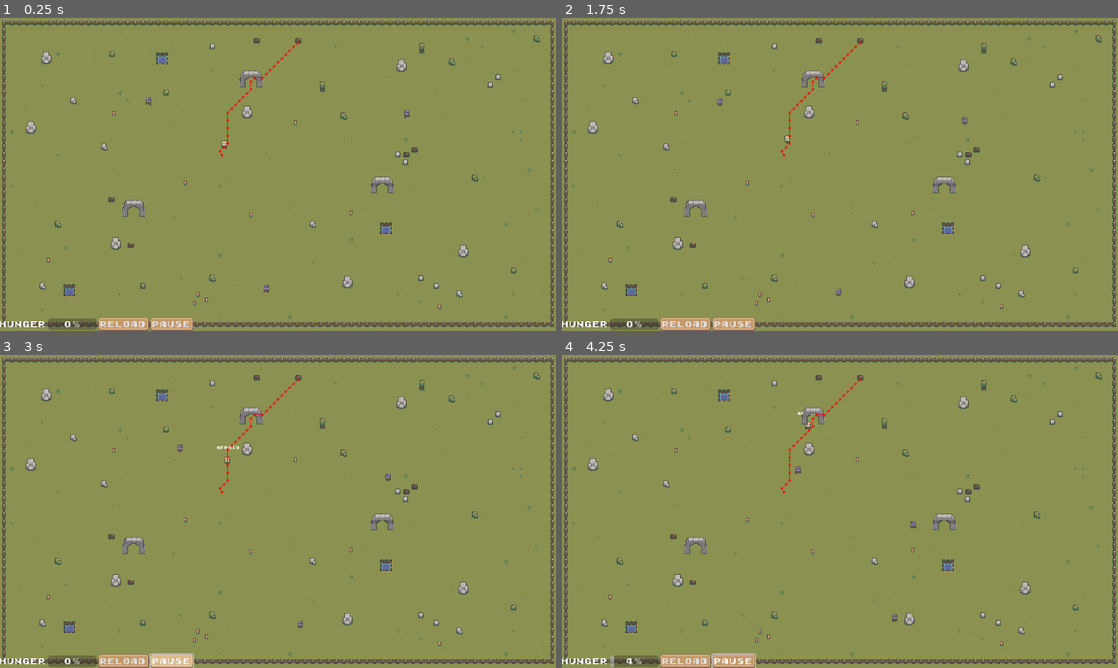
Above: before the commit, frames 1-4 (two rows, left to right).
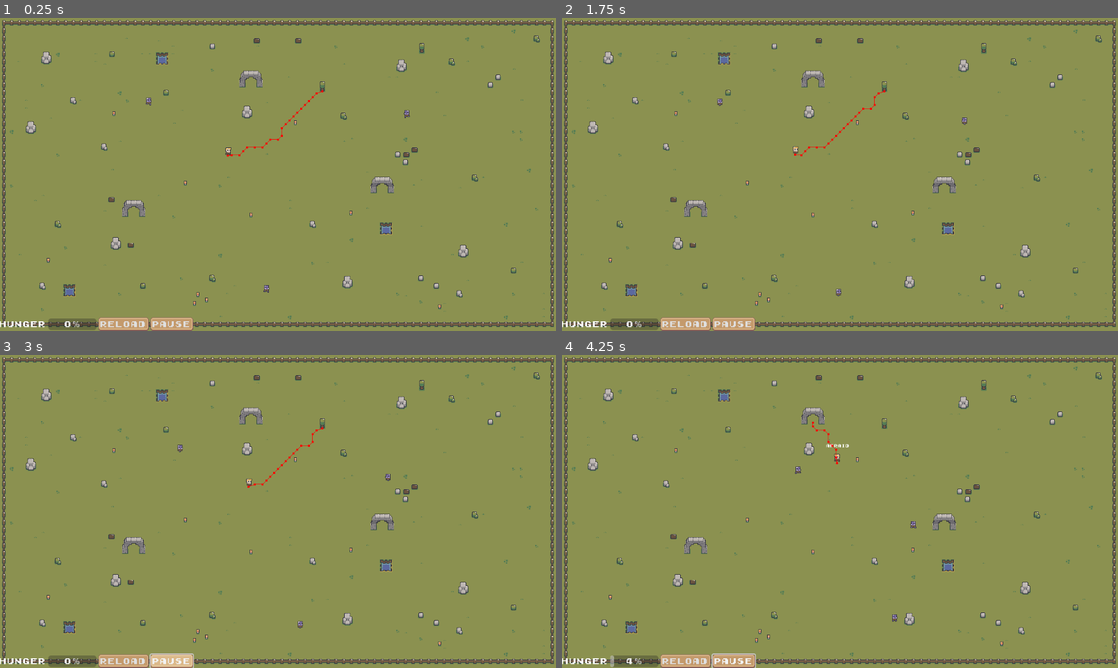
Above: after the commit, the same moments.

Repository: kwhitejr/godot-examples
Game: Godot game, scene res://src/examples/goal_oriented_action_planning/goal_oriented_action_planning.tscn
The game is run twice, just before and just after one commit, with the same random seed, the same clock (stepped at 60 frames per second) and the same inputs. This scene is started directly instead of the project's main scene. The engine's default icon, where the game draws it, is replaced by a stand-in: a white triangle on a blue panel in a dark square.
Inputs (mouse positions are in pixels of both pictures, inside the frame that each line leads up to):
- Up to frame 1 (0.25 s): no input
- Up to frame 2 (1.75 s): move the mouse to (962, 158) at 0.52 s; hold D (move_right) 0.53-1.25 s; click (962, 158) at 0.6 s; click "Reload" at 1.25 s
- Up to frame 3 (3 s): click "Pause" at 2 s; click "Resume" at 2.75 s
- Up to frame 4 (4.25 s): drag from (728, 527) to (795, 448) at 3.52 s

The runs differ from the first frame. In frame 1, 0.2% of the frame differs, in the area x 39-59%, y 7-45%; in frame 2, 0.2%; in frame 3, 0.2%; in frame 4, 0.2%.

Commit message:
Allow actions to set navigation goal.

Diff:
--- a/godot/src/examples/goal_oriented_action_planning/goap/actions/build_firepit_action.gd
+++ b/godot/src/examples/goal_oriented_action_planning/goap/actions/build_firepit_action.gd
@@ -40,6 +40,5 @@
 			return true
 
 	actor.set_navigation_goal(_closest_spot)
-	#actor.move_to(actor.position.direction_to(_closest_spot.position), delta)
 
 	return false
--- a/godot/src/examples/goal_oriented_action_planning/goap/actions/chop_tree_action.gd
+++ b/godot/src/examples/goal_oriented_action_planning/goap/actions/chop_tree_action.gd
@@ -38,6 +38,5 @@
 				return false
 		else:
 			actor.set_navigation_goal(_closest_tree)
-			#actor.move_to(actor.position.direction_to(_closest_tree.position), delta)
 
 	return false
--- a/godot/src/examples/goal_oriented_action_planning/goap/actions/collect_wood_action.gd
+++ b/godot/src/examples/goal_oriented_action_planning/goap/actions/collect_wood_action.gd
@@ -38,6 +38,5 @@
 			return true
 		else:
 			actor.set_navigation_goal(closest_stock)
-			#actor.move_to(actor.position.direction_to(closest_stock.position), delta)
 
 	return false
--- a/godot/src/examples/goal_oriented_action_planning/goap/actions/find_cover_action.gd
+++ b/godot/src/examples/goal_oriented_action_planning/goap/actions/find_cover_action.gd
@@ -32,5 +32,5 @@
 		return true
 
 	actor.set_navigation_goal(closest_cover)
-	#actor.move_to(actor.position.direction_to(closest_cover.position), delta)
+
 	return false
--- a/godot/src/examples/goal_oriented_action_planning/goap/actions/find_food_action.gd
+++ b/godot/src/examples/goal_oriented_action_planning/goap/actions/find_food_action.gd
@@ -35,5 +35,5 @@
 		return true
 
 	actor.set_navigation_goal(closest_food)
-	#actor.move_to(actor.position.direction_to(closest_food.position), delta)
+
 	return false
--- a/godot/src/examples/goal_oriented_action_planning/npcs/hero.gd
+++ b/godot/src/examples/goal_oriented_action_planning/npcs/hero.gd
@@ -18,7 +18,7 @@
 signal hero_attack(direction : Vector2)
 signal hero_die(direction : Vector2)
 
-@export var navigation_goal : Node
+#@export var navigation_goal : Node
 @onready var state : HeroState = HeroState.new()
 
 const MAX_HUNGER := 100
@@ -27,10 +27,6 @@
 var last_direction : Vector2 = Vector2.RIGHT
 
 func _ready() -> void:
-	#navigation_goal = GoapWorldState.get_closest_element(GoapConstants.GROUP_FIREPIT_SPOT, self)
-	navigation_goal = $"../Woodstock3"
-	$NavigationAgent2D.target_position = navigation_goal.global_position
-
 	# Here is where I define which goals are available for this
 	# npc. In this implementation, goals priority are calculated
 	# dynamically. Depending on your use case you might want to
@@ -64,15 +60,9 @@
 func make_idle(direction: Vector2) -> void:
 	hero_idle.emit(direction)
 
-func move_to(direction: Vector2, delta: float) -> void:
-	last_direction = direction
-	hero_run.emit(direction)
-	# warning-ignore:return_value_discarded
-	move_and_collide(direction * delta * 100)
 
 func set_navigation_goal(goal: Node) -> void:
-	navigation_goal = goal
-	#$NavigationAgent2D.target_position = navigation_goal.global_position
+	$NavigationAgent2D.target_position = goal.global_position
 
 
 func chop_tree(tree) -> bool:
